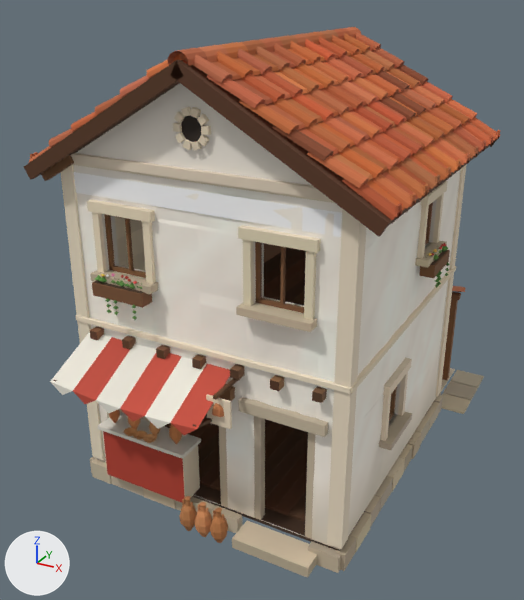
A saved change to the glTF model godot/assets/kit/houses/artisan_3_2.glb.
Camera for both pictures: a camera (50 mm lens) standing at (4.14, -8.06, 6.2) and looking at (-0.22, -0.13, 2.24). The lights are fixed; the arrows at lower left show +X, +Y and +Z. The picture after the commit comes second. Vertices at exactly the same position are counted once.

Before the edit, the objects in view are built like this:
```python
me_frieze = bpy.data.meshes.new('Frieze')
me_frieze.from_pydata(...)  # 4 vertices, 2 faces; spans x -1.74..1.74, y -1.96, z 3.98..4.22
me_frieze.materials.append(mat_friezemat)  # picture img_civ_white
me_house = bpy.data.meshes.new('House')
me_house.from_pydata(...)  # 7107 vertices, 9752 faces; spans x -2.22..2.23, y -2.72..3.27, z -0.02..5.61
me_house.materials.append(mat_civkit)
me_walls = bpy.data.meshes.new('Walls')
me_walls.from_pydata(...)  # 1180 vertices, 2002 faces; spans x -1.81..1.81, y -1.96..1.96, z 0.24..5.48
me_walls.materials.append(mat_civplaster)
ob_frieze = bpy.data.objects.new('Frieze', me_frieze)
ob_frieze.location = (0.0, 0.0, 0.0)
ob_house = bpy.data.objects.new('House', me_house)
ob_house.location = (0.0, 0.0, 0.0)
ob_walls = bpy.data.objects.new('Walls', me_walls)
ob_walls.location = (0.0, 0.0, 0.0)
# also in view: 'Rooms' at (0.0, 0.01, 2.86)
```
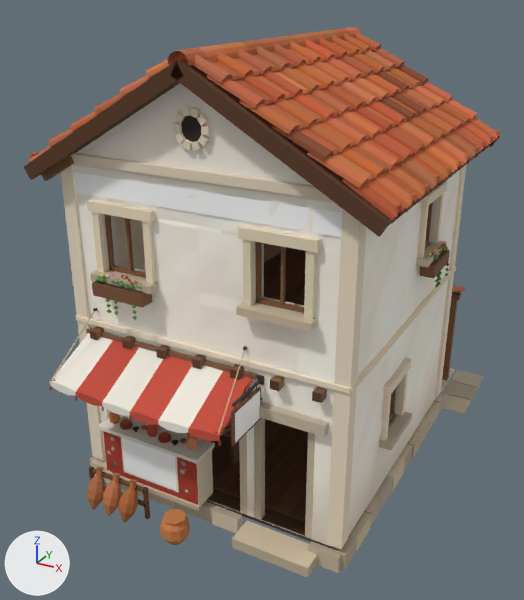
What the commit changed:
Material 'CivSign' (mat_civsign) is new.
Uses the picture img_civ_white.
Material 'CivWood' (mat_civwood) is new.
Uses the picture img_civ_white.
Material 'CivCloth' (mat_civcloth) is new.
Uses the picture img_civ_white.
me_house is used by ob_house; location (0.0, 0.0, 0.0).
me_house had 7107 vertices, 9752 faces and spanned x -2.22..2.23, y -2.72..3.27, z -0.02..5.61.
me_house now has 9949 vertices, 14722 faces and spans x -2.22..2.23, y -2.74..3.27, z -0.02..5.61.
me_house part 1: the loose piece of 8 vertices spanning x 0.2..0.3, y -1.95..-1.83, z 0.24..1.86 is moved by (0.28, 0.0, 0.0).
me_house part 2: a new loose piece, a box spanning x -1.46..0.012, y -2.17..-2.13, z 0.24..0.3, in mat_civkit.
me_house part 3: a new loose piece, a box spanning x -1.154..-0.294, y -2.145..-2.139, z 0.3834..0.9734, in mat_civkit.
me_house part 4: the loose piece of 8 vertices spanning x 0.35..0.4, y -2.71..-1.96, z 1.65..1.9 is scaled about its middle by (-0.3, -0.137, 0.372), then moved by (0.12, 0.36, 0.04).
me_house part 5: the loose piece of 57 vertices spanning x -1.39..-1.25, y -2.1..-1.96, z 1.01..1.33 is rebuilt with 70 vertices and now spans x -1.42..-1.27, y -2.08..-1.94, z 1.01..1.23.
me_house part 6: 17 loose pieces with 305 vertices, spanning x -1.29..0.57, y -2.45..-1.95, z 0.0..2.16, are deleted.
me_house part 7: 13 vertices moved from x -1.3..0.43, y -2.22..-1.79, z 0.24..2.1 to x -1.51..0.71, y -2.19..-1.79, z 0.24..2.14; 254 vertices removed from x -1.64..0.63, y -2.72..-1.95, z 1.01..2.22; 3164 vertices added at x -1.67..0.81, y -2.74..-0.96, z 0.0..2.56.
me_house part 8: 2 kept faces spanning x -1.44..-0.01, y -2.14, z 0.24..0.96 get new vertex colours; the middle colour goes from red #b53f2d to red #a8392a.
me_house part 9: 1080 faces spanning x -2.07..2.07, y -2.71..2.95, z 0.0..4.43 switch from mat_civkit to mat_civwood.
Other edits to the shape of me_house do not show in these pictures.
me_house gains material mat_civcloth.
me_house gains material mat_civsign.
me_walls is used by ob_walls; location (0.0, 0.0, 0.0).
me_walls had 1180 vertices, 2002 faces and spanned x -1.81..1.81, y -1.96..1.96, z 0.24..5.48.
me_walls now has 1174 vertices, 1990 faces and spans x -1.81..1.81, y -1.96..1.96, z 0.24..5.48.
me_walls part 10: 405 vertices moved within x -1.81..1.81, y -1.96..1.96, z 0.24..4.44; 33 vertices removed from x -1.5..1.5, y -1.96..1.96, z 0.24..3.54; 27 vertices added at x -1.5..1.5, y -1.95..1.96, z 0.24..3.54.

Changed parts and their boxes [x1, y1, x2, y2] in the pictures (524 x 600 px; the box of a moved part takes in the faces that stretch with it):
part 1 of me_house, moved or reshaped
    before: [219, 426, 228, 508]
    after: [239, 433, 247, 515]
part 2 of me_house, added
    after: [105, 470, 200, 511]
part 3 of me_house, added
    after: [121, 437, 179, 493]
part 4 of me_house, moved or reshaped (not visible afterwards)
    before: [193, 410, 232, 428]
part 5 of me_house, rebuilt
    before: [109, 409, 120, 423]
    after: [109, 411, 120, 424]
part 6 of me_house, deleted (brown)
    before: [179, 379, 240, 543]
part 7 of me_house, built on
    before: [50, 332, 232, 497]
    after: [49, 308, 264, 545]
part 8 of me_house, recoloured
    before: [105, 434, 185, 502]
    after: [105, 434, 198, 505]
part 9 of me_house, edited (looks the same)
    both: [41, 155, 477, 551]
part 10 of me_walls, moved or reshaped
    before: [194, 172, 459, 541]
    after: [208, 172, 459, 541]
